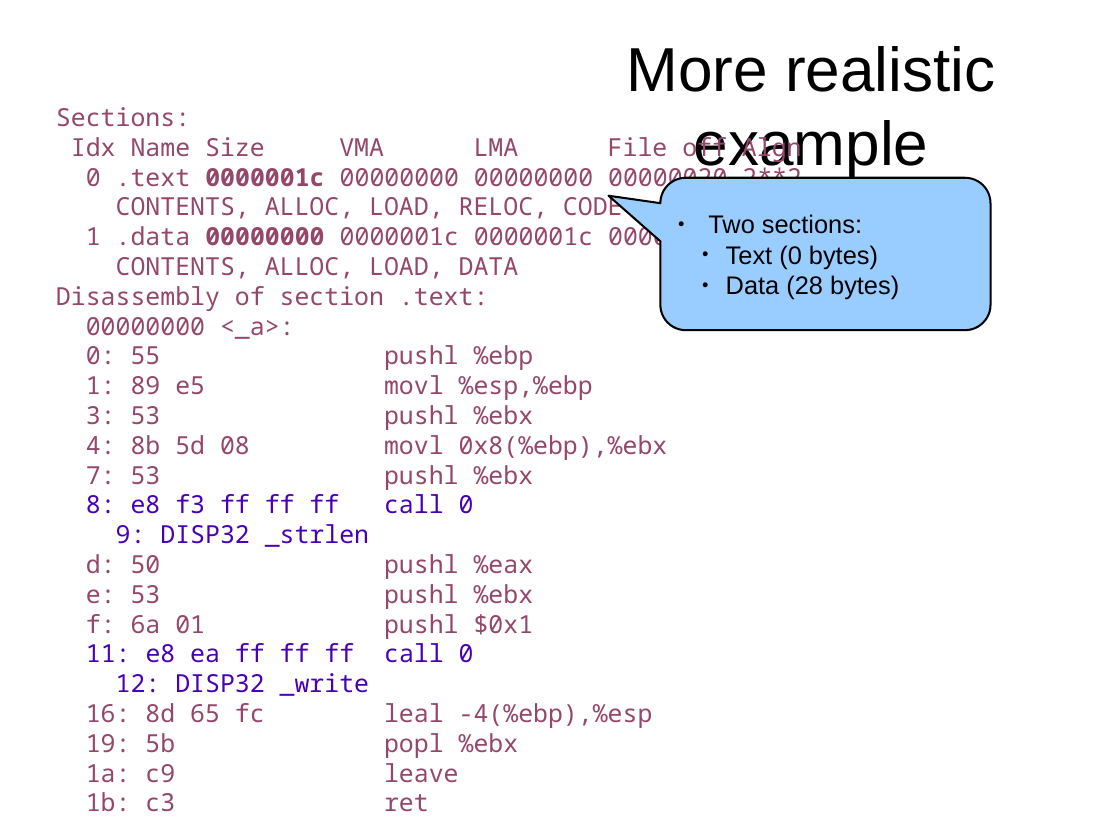
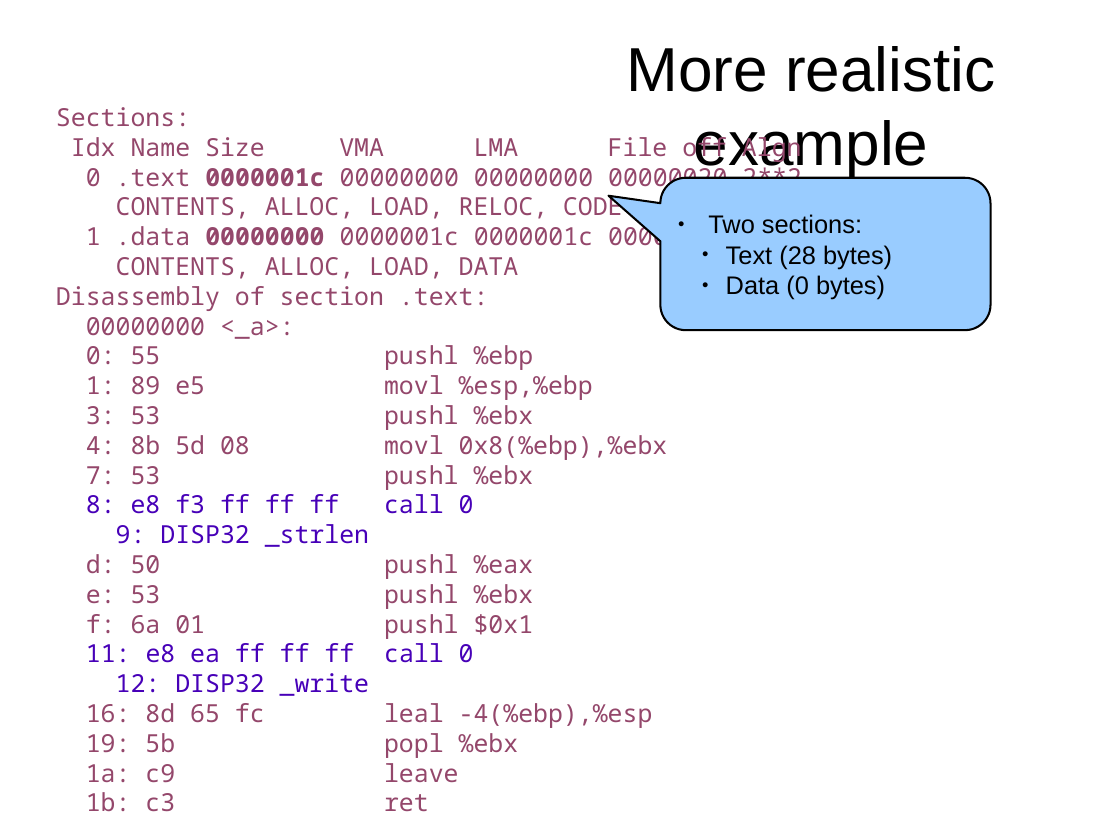
Before and after one commit to antonburtsev/cs5460, a slide deck: slide 53 of lectures/lecture05-linking-and-loading/lecture05-linking-and-loading.odp. Drawn at 1120x840 pixels with LibreOffice and Linux fonts; fonts in the diff are those of the drawing. Boxes give left, top, right and bottom in pixels: in the first picture for what was removed or moved away, otherwise in the second. Text is boxed around its words. In the diff, an @@ line names an element or a change of style, - is before the commit and + after.

```diff
--- a/lectures/lecture05-linking-and-loading/lecture05-linking-and-loading.odp
+++ b/lectures/lecture05-linking-and-loading/lecture05-linking-and-loading.odp
@@ text in rounded speech box at [726,245,892,300]: text changed @@
-  ● Text (0 bytes)
-  ● Data (28 bytes)
+  ● Text (28 bytes)
+  ● Data (0 bytes)
```
Also in this commit, not shown: 2 other slides changed, 1 other file.
